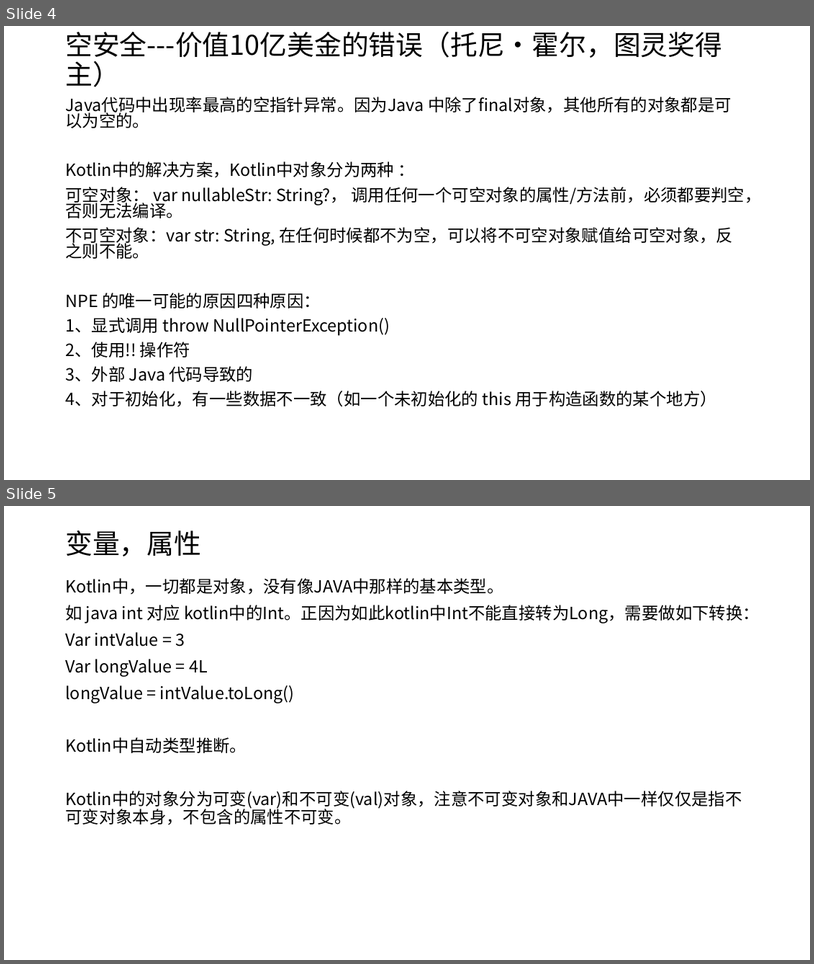
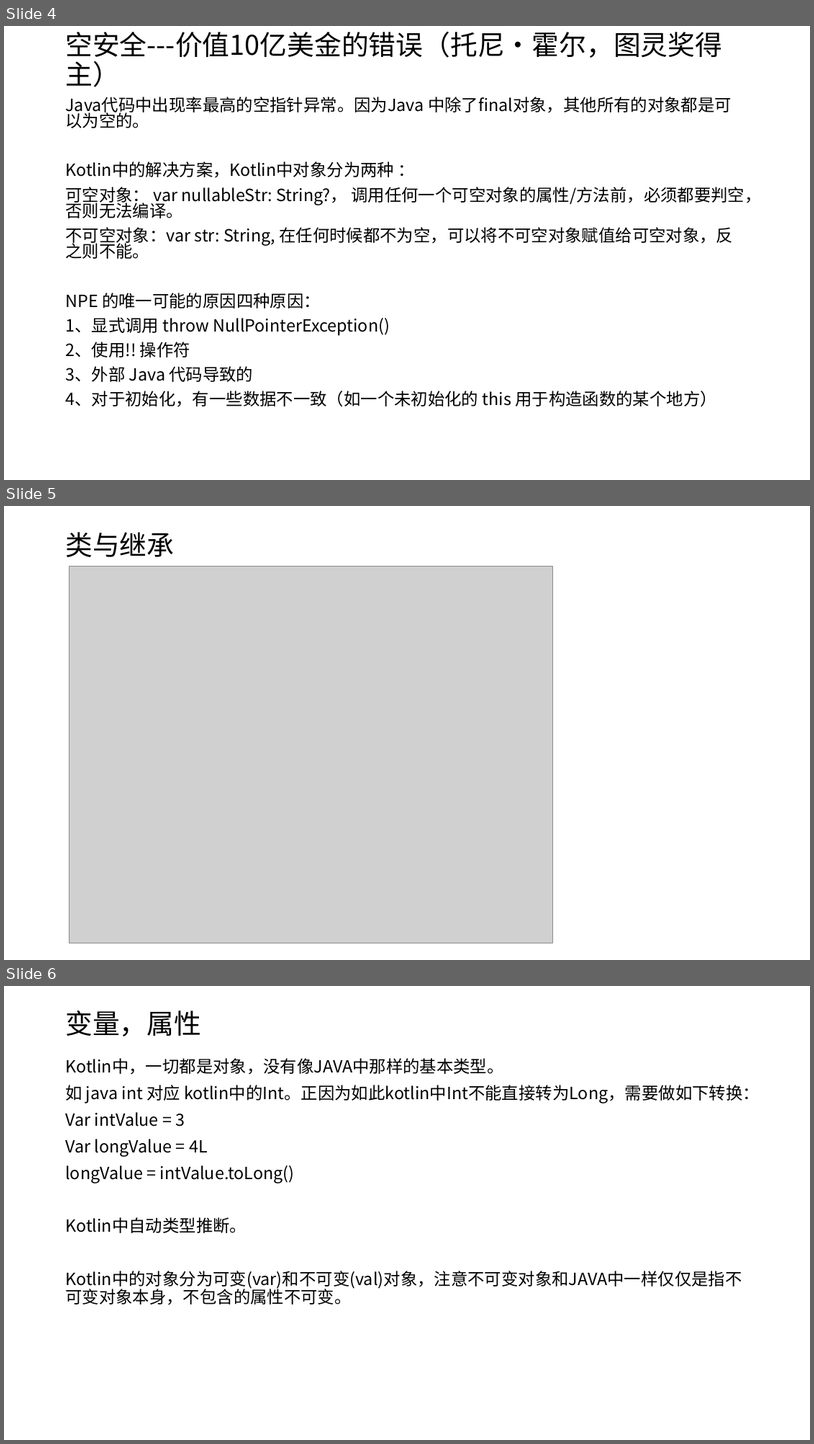
Before and after one commit to shenbibo/KotlinWeather, a slide deck: docs/初探kotlin.pptx. Shown one above the other, each under a label of ours: slides 4 and 5 before the commit, slides 4, 5 and 6 after it. The pictures are 814x964 and 814x1444 pixels, drawn with LibreOffice and Linux fonts; fonts in the diff are those of the drawing; grey boxes stand for pictures. Boxes give left, top, right and bottom in pixels: in the first picture for what was removed or moved away, otherwise in the second. Text is boxed around its words. In the diff, an @@ line names an element or a change of style, - is before the commit and + after.

```diff
--- a/docs/初探kotlin.pptx
+++ b/docs/初探kotlin.pptx
@@ slide 5 added at bbox=[4, 506, 810, 960], background #FFFFFF @@
@@ title added at bbox=[65, 532, 174, 557], 32.4 pt, text #000000 @@
+类与继承
@@ picture added at bbox=[69, 566, 553, 943] @@
@@ what was slide 5 is now slide 6 @@
```
Also in this commit, not shown: 2 slides changed, 2 other slides added, 5 other files.
